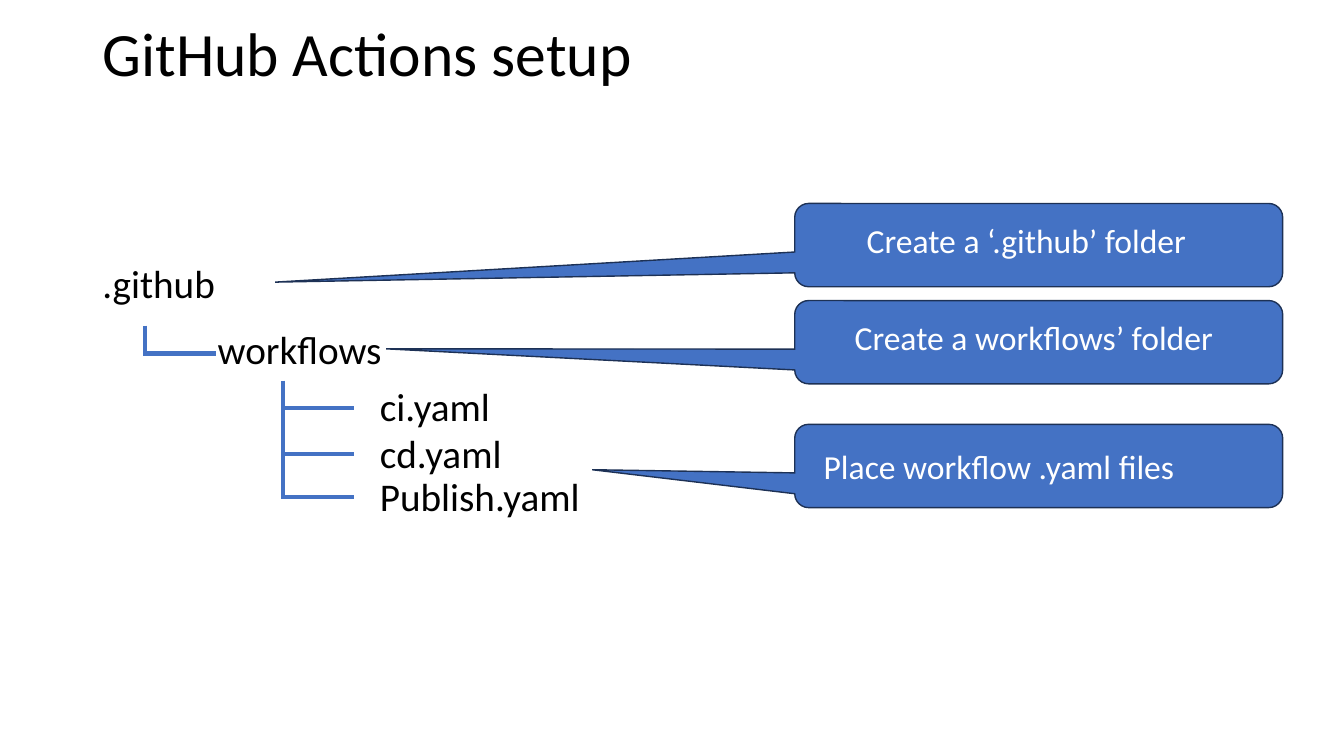
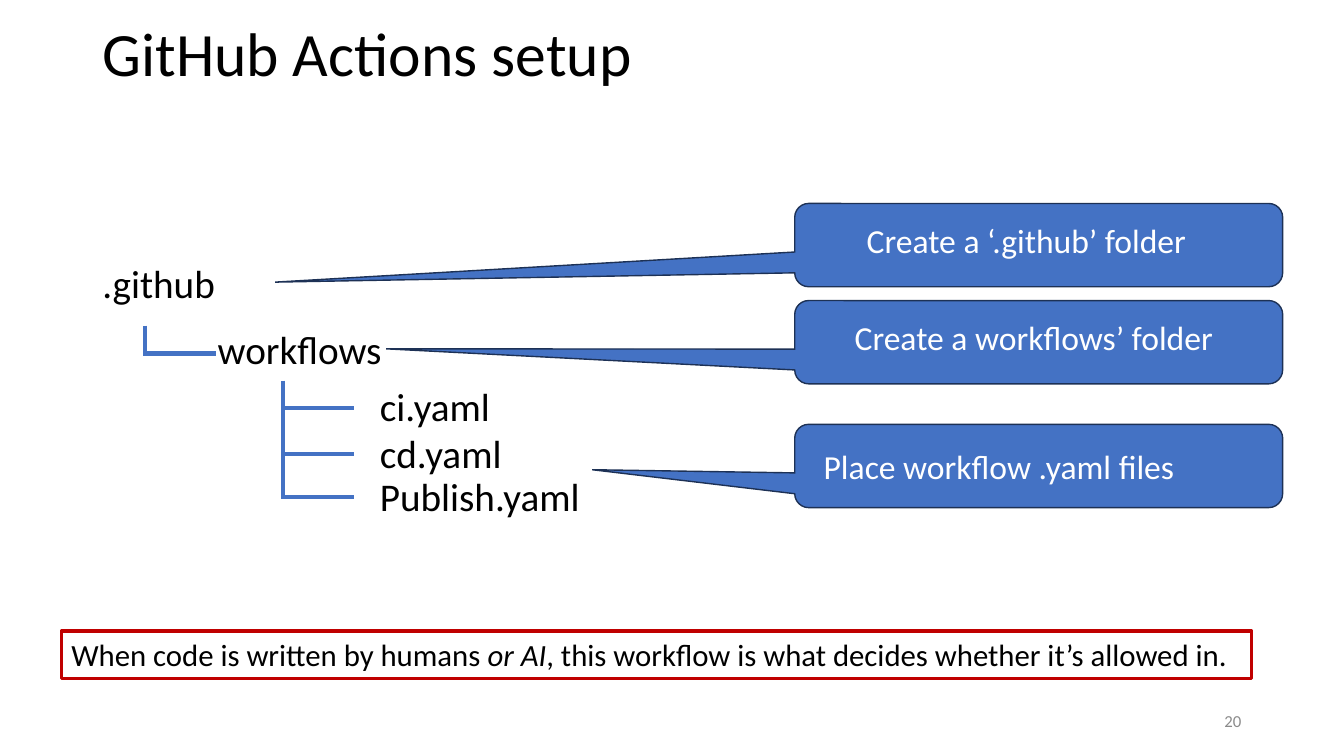
Before and after one commit to johnxu21/johnxu21.github.io, a slide deck: slide 20 of teaching/CS472/Timetable/CI-CD.pptx (slide 18 before the commit). Drawn at 1344x756 pixels with LibreOffice and Linux fonts; fonts in the diff are those of the drawing. Boxes give left, top, right and bottom in pixels: in the first picture for what was removed or moved away, otherwise in the second. Text is boxed around its words. In the diff, an @@ line names an element or a change of style, - is before the commit and + after.

```diff
--- a/teaching/CS472/Timetable/CI-CD.pptx
+++ b/teaching/CS472/Timetable/CI-CD.pptx
@@ rectangle added at [62,631,1252,679], outline #C00000 2.25 pt, 22 pt, text #000000 @@
+When code is written by humans or AI, this workflow is what decides whether it’s allowed in.
@@ page number added at [1224,716,1241,727], 12 pt, text #8C8C8C @@
+20
```
Also in this commit, not shown: 26 other slides changed, 4 slides added, 2 slides removed, 2 other files.
